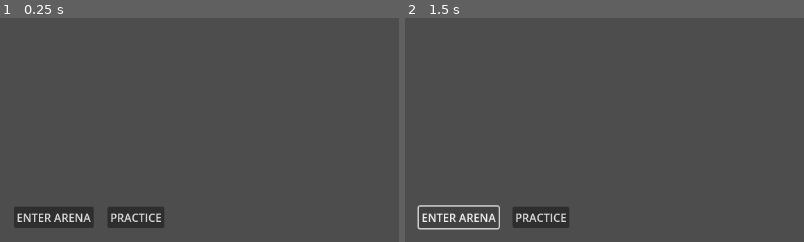
Above: before the commit, frames 1-2 (left to right).
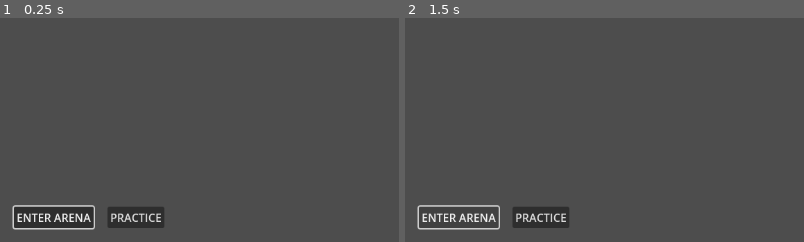
Above: after the commit, the same moments.

Repository: xharris/tennisplus
Game: Godot game, scene res://game/game.tscn
The game is run twice, just before and just after one commit, with the same random seed, the same clock (stepped at 60 frames per second) and the same inputs. Before the commit the project starts from res://levels/title/title.tscn.
Inputs:
- Up to frame 1 (0.25 s): no input
- Up to frame 2 (1.5 s): click "ENTER ARENA" at 0.5 s; click "ENTER ARENA" at 1.25 s
The pictures show only the part of the screen within x 0-50%, y 50-100%; the shares and areas given below are measured in that part.

The runs differ from the first frame. In frame 1, 0.5% of the frame differs, in the area x 3-24%, y 83-95%; in frame 2, nothing differs.

Commit message:
adds player manager, game scene

Diff:
--- a/entities/player/player.gd
+++ b/entities/player/player.gd
@@ -10,3 +10,6 @@
 static func create() -> Player:
     var me = SCENE.instantiate() as Player
     return me
+
+func _ready() -> void:
+    add_to_group(Groups.PLAYER)
--- /dev/null
+++ b/entities/player/player_manager.gd
@@ -0,0 +1,23 @@
+extends Node2D
+class_name PlayerManager
+
+var _log = Logger.new("player_manager")
+
+## TODO add enum ArrangeType {Circle, QuarterCircleBottom}
+func arrange_players():
+    await get_tree().process_frame
+    var view = get_viewport_rect()
+    var view_center = view.get_center()
+    var count = get_tree().get_node_count_in_group(Groups.PLAYER)
+    var i = 0
+    _log.info("player count: %d" % count)
+    for p: Player in get_tree().get_nodes_in_group(Groups.PLAYER):
+        var angle = deg_to_rad(lerp(90, 90 + 360, i / count))
+        var target_position = view_center + \
+            (Vector2.from_angle(angle) * min(view.size.x, view.size.y) / 3)
+        _log.info("move %s to %s" % [p, target_position])
+        var t = p.create_tween()
+        t.set_ease(Tween.EASE_OUT)
+        t.set_trans(Tween.TRANS_BACK)
+        t.tween_property(p, "global_position", target_position, 2)
+        i += 1
--- /dev/null
+++ b/entities/player/player_manager.tscn
@@ -0,0 +1,6 @@
+[gd_scene load_steps=2 format=3 uid="uid://3wjwdtw2sqrn"]
+
+[ext_resource type="Script" uid="uid://bqxljpij236dy" path="res://entities/player/player_manager.gd" id="1_l7ddo"]
+
+[node name="PlayerManager" type="Node2D"]
+script = ExtResource("1_l7ddo")
--- /dev/null
+++ b/game/game.gd
@@ -0,0 +1,9 @@
+extends Node2D
+
+@onready var title_screen: TitleScreen = $TitleScreen
+
+func _ready() -> void:
+    title_screen.play_pressed.connect(_on_play_pressed)
+
+func _on_play_pressed():
+    pass
--- /dev/null
+++ b/game/game.tscn
@@ -0,0 +1,13 @@
+[gd_scene load_steps=4 format=3 uid="uid://8ffchtq6v2ih"]
+
+[ext_resource type="Script" uid="uid://b6nbgdsbwpqgr" path="res://game/game.gd" id="1_l1rk1"]
+[ext_resource type="PackedScene" uid="uid://dh607qldgmjgn" path="res://levels/title_screen/title_screen.tscn" id="2_vasa2"]
+[ext_resource type="PackedScene" uid="uid://bpqew3gmdvmho" path="res://entities/player/player.tscn" id="3_h7iqs"]
+
+[node name="Game" type="Node2D"]
+script = ExtResource("1_l1rk1")
+
+[node name="TitleScreen" parent="." node_paths=PackedStringArray("player1") instance=ExtResource("2_vasa2")]
+player1 = NodePath("../Player1")
+
+[node name="Player1" parent="." instance=ExtResource("3_h7iqs")]
--- a/levels/title/title.gd
+++ /dev/null
@@ -1,10 +0,0 @@
-extends Node2D
-
-@onready var play: Button = %Play
-@onready var practice: Button = %Practice
-@onready var player1: Player = $Player1
-
-func _ready() -> void:
-    var view_size = get_viewport_rect()
-    player1.global_position.x = view_size.size.x / 2
-    player1.global_position.y = view_size.position.y - 60
--- /dev/null
+++ b/levels/title_screen/title_screen.gd
@@ -0,0 +1,28 @@
+extends Node2D
+class_name TitleScreen
+
+signal play_pressed
+
+@onready var play: Button = %Play
+@onready var practice: Button = %Practice
+@onready var player_manager: PlayerManager = $PlayerManager
+
+var _log = Logger.new("title")
+@export var player1: Player
+
+func _ready() -> void:
+    play.pressed.connect(play_pressed.emit)
+
+    var view = get_viewport_rect()
+    play.grab_focus()
+    # move player to top middle off-screen
+    player1.global_position.x = view.size.x / 2
+    player1.global_position.y = view.position.y - 120
+    player_manager.arrange_players()
+
+func _unhandled_input(event: InputEvent) -> void:
+    if event.is_action_pressed("attack"):
+        var control = get_viewport().gui_get_focus_owner()
+        if control is Button:
+            control.button_pressed = true
+            control.pressed.emit()
--- a/levels/title/title.tscn
+++ b/levels/title_screen/title_screen.tscn
@@ -1,9 +1,9 @@
 [gd_scene load_steps=3 format=3 uid="uid://dh607qldgmjgn"]
 
-[ext_resource type="Script" uid="uid://cgw7qds8e8l5h" path="res://levels/title/title.gd" id="1_vucde"]
-[ext_resource type="PackedScene" uid="uid://bpqew3gmdvmho" path="res://entities/player/player.tscn" id="2_i4hfk"]
+[ext_resource type="Script" uid="uid://cgw7qds8e8l5h" path="res://levels/title_screen/title_screen.gd" id="1_vucde"]
+[ext_resource type="PackedScene" uid="uid://3wjwdtw2sqrn" path="res://entities/player/player_manager.tscn" id="3_ros5a"]
 
-[node name="Title" type="Node2D"]
+[node name="TitleScreen" type="Node2D"]
 script = ExtResource("1_vucde")
 
 [node name="CanvasLayer" type="CanvasLayer" parent="."]
@@ -41,4 +41,4 @@
 focus_neighbor_right = NodePath("../Play")
 text = "PRACTICE"
 
-[node name="Player1" parent="." instance=ExtResource("2_i4hfk")]
+[node name="PlayerManager" parent="." instance=ExtResource("3_ros5a")]
--- a/project.godot
+++ b/project.godot
@@ -11,7 +11,7 @@
 [application]
 
 config/name="tennisplus"
-run/main_scene="uid://dh607qldgmjgn"
+run/main_scene="uid://8ffchtq6v2ih"
 config/features=PackedStringArray("4.4", "Mobile")
 config/icon="res://icon.svg"
 
--- a/resources/groups.gd
+++ b/resources/groups.gd
@@ -5,3 +5,5 @@
 
 const PADDLE = &"paddle"
 const PADDLE_HITBOX = &"paddle_hitbox"
+
+const PLAYER = &"player"
Not shown, added: entities/player/player_manager.gd.uid
Not shown, added: game/game.gd.uid
Renamed: levels/title/title.gd.uid -> levels/title_screen/title_screen.gd.uid
